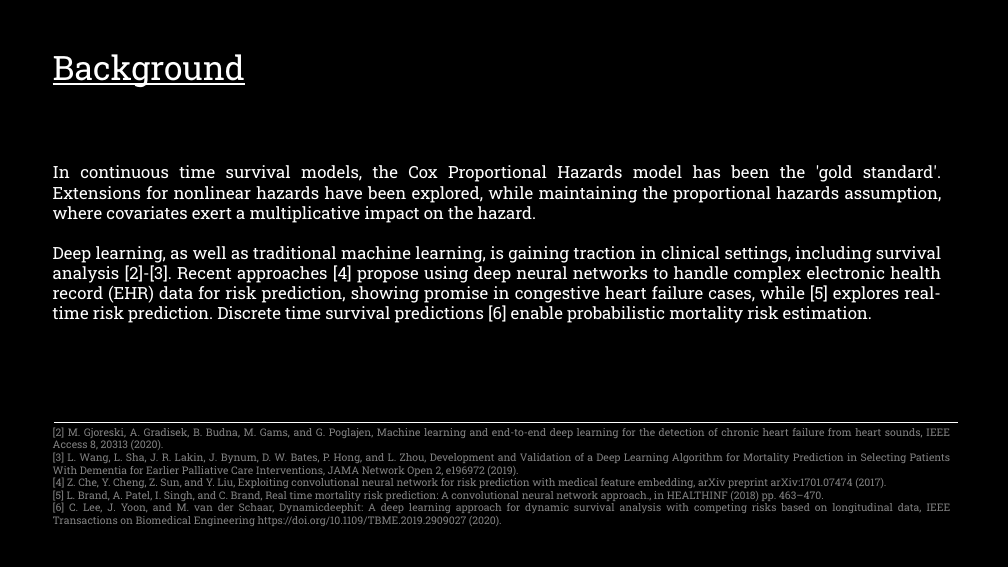
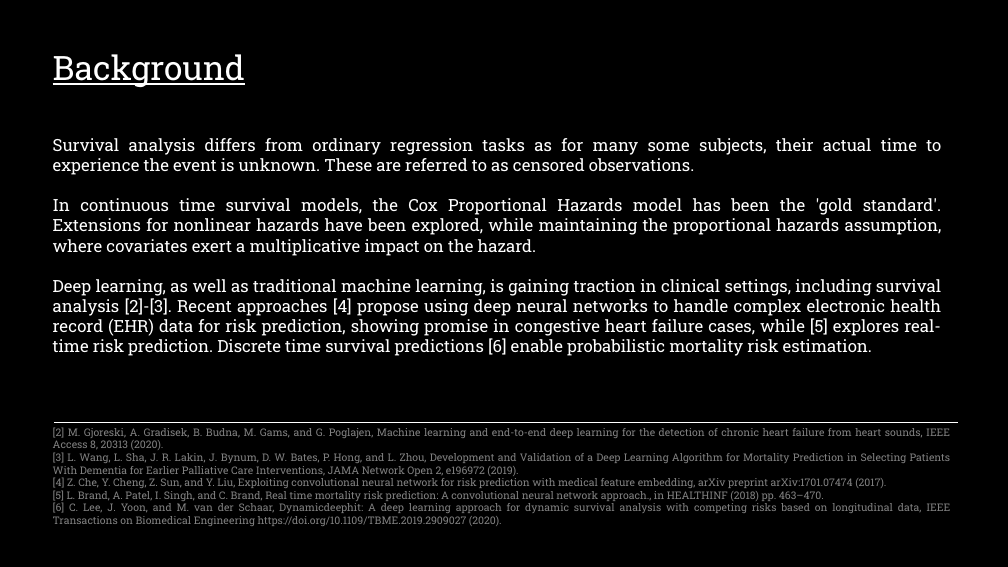
Before and after one commit to sourasen1011/UoE_Research_Project_2023, a slide deck: slide 4 of presentations/powerpoint_presentation/my_presentation.pptx. Drawn at 1008x567 pixels with LibreOffice and Linux fonts; fonts in the diff are those of the drawing. Boxes give left, top, right and bottom in pixels: in the first picture for what was removed or moved away, otherwise in the second. Text is boxed around its words. In the diff, an @@ line names an element or a change of style, - is before the commit and + after.

```diff
--- a/presentations/powerpoint_presentation/my_presentation.pptx
+++ b/presentations/powerpoint_presentation/my_presentation.pptx
@@ text "Survival analysis differs from ordinary ...": place and size @@
-text "Survival analysis differs from ordinary ..." at <box>53,165,942,323</box>
+text "Survival analysis differs from ordinary ..." at <box>53,138,942,356</box>
@@ text at <box>53,138,941,175</box>: paragraph added @@
+Survival analysis differs from ordinary regression tasks as for many some subjects, their actual time to experience the event is unknown. These are referred to as censored observations.
```
Also in this commit, not shown: 1 other slide changed, 1 other file.
